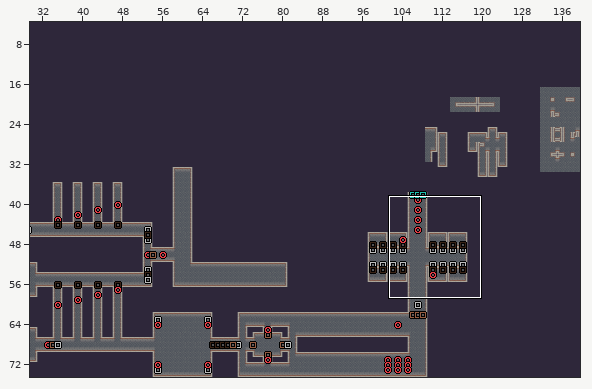
Two versions of a level (LDtk project, assets/maps/game_map.ldtk). The first picture is a wide view before the edit; the outline marks the close-up.
Close-up. Before the edit:
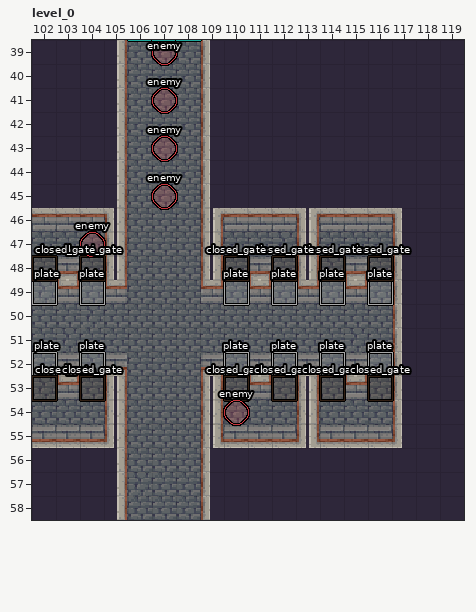
Cells are 16x16 px. Shown: level_0 x 102..119, y 39..58. The commit also changed other parts of the map, which this record leaves out.
New version:
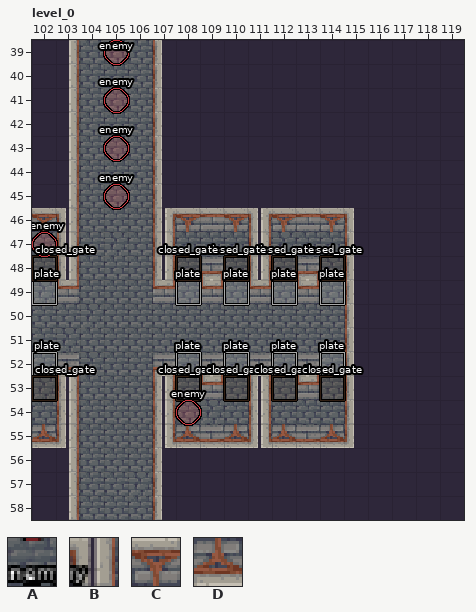
Key: from "layout": A 1 "Floor", B 2 "Wall"; from "tower": C 33, D 40.
_ is an empty cell.
Objects are placed by their top-left corner, in cells (3,4 is the top-left corner of cell 3,4); size is 1x1 cell unless given.
Changes in this commit:
Layer "layout":
y 39..45: x 103..105 __B -> BAA; x 107..109 AAB -> B__
y 46: x 104..105 BB -> AA; x 107..108 AA -> BB; x 116..117 BB -> __
y 47: x 103 A -> B; x 105 B -> A; x 107 A -> B; x 109 B -> A; x 111 A -> B; x 113 B -> A; x 115..117 AAB -> B__
y 48..49: x 105 B -> A; x 107 A -> B; x 116..117 AB -> __
y 50..51: x 115..117 AAB -> B__
y 52..53: x 105 B -> A; x 107 A -> B; x 116..117 AB -> __
y 54: x 103 A -> B; x 105 B -> A; x 107 A -> B; x 109 B -> A; x 111 A -> B; x 113 B -> A; x 115..117 AAB -> B__
y 55: x 104..105 BB -> AA; x 107..108 AA -> BB; x 116..117 BB -> __
y 56..58: x 103..105 __B -> BAA; x 107..109 AAB -> B__
Layer "decoration":
y 46: x 102 _ -> C; x 108 _ -> C; x 110 _ -> C; x 112 _ -> C; x 114 _ -> C
y 55: x 102 _ -> D; x 108 _ -> D; x 110 _ -> D; x 112 _ -> D; x 114 _ -> D
Layer "entities":
changed: "enemy" ellipse at 110,54 -> "enemy" ellipse at 108,54
changed: "enemy" ellipse at 104,47 -> "enemy" ellipse at 102,47
changed: "enemy" ellipse at 107,43 -> "enemy" ellipse at 105,43
changed: "enemy" ellipse at 107,45 -> "enemy" ellipse at 105,45
changed: "enemy" ellipse at 107,41 -> "enemy" ellipse at 105,41
added: "plate" rectangle at 108,52
added: "plate" rectangle at 108,49
added: "closed_gate" rectangle at 108,53
added: "closed_gate" rectangle at 108,48
added: "enemy" ellipse at 105,39
removed: "plate" rectangle at 116,49
removed: "plate" rectangle at 116,52
removed: "closed_gate" rectangle at 116,53
removed: "closed_gate" rectangle at 116,48
removed: "plate" rectangle at 104,52
removed: "plate" rectangle at 104,49
removed: "closed_gate" rectangle at 104,48
removed: "closed_gate" rectangle at 104,53
removed: "enemy" ellipse at 107,39
